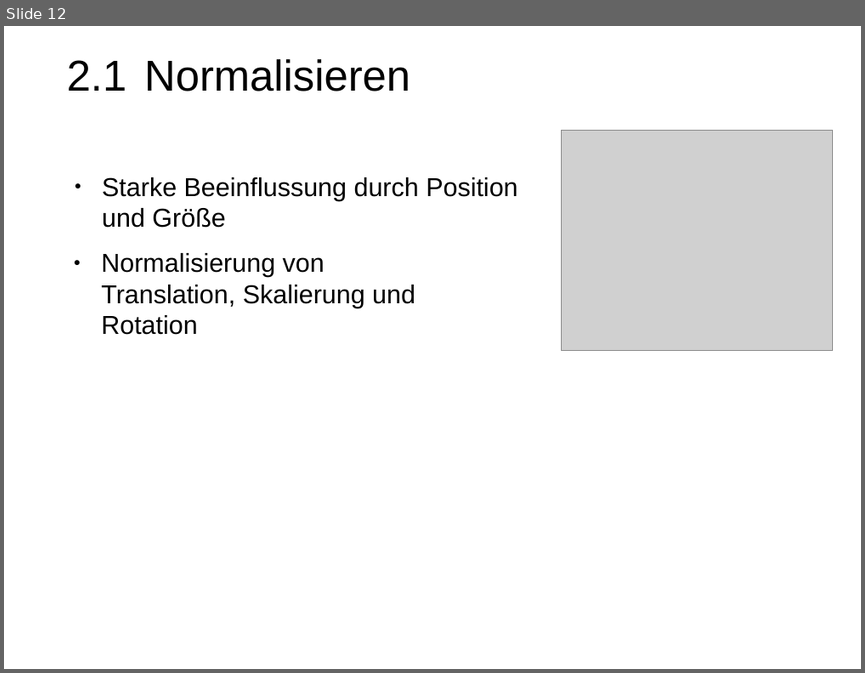
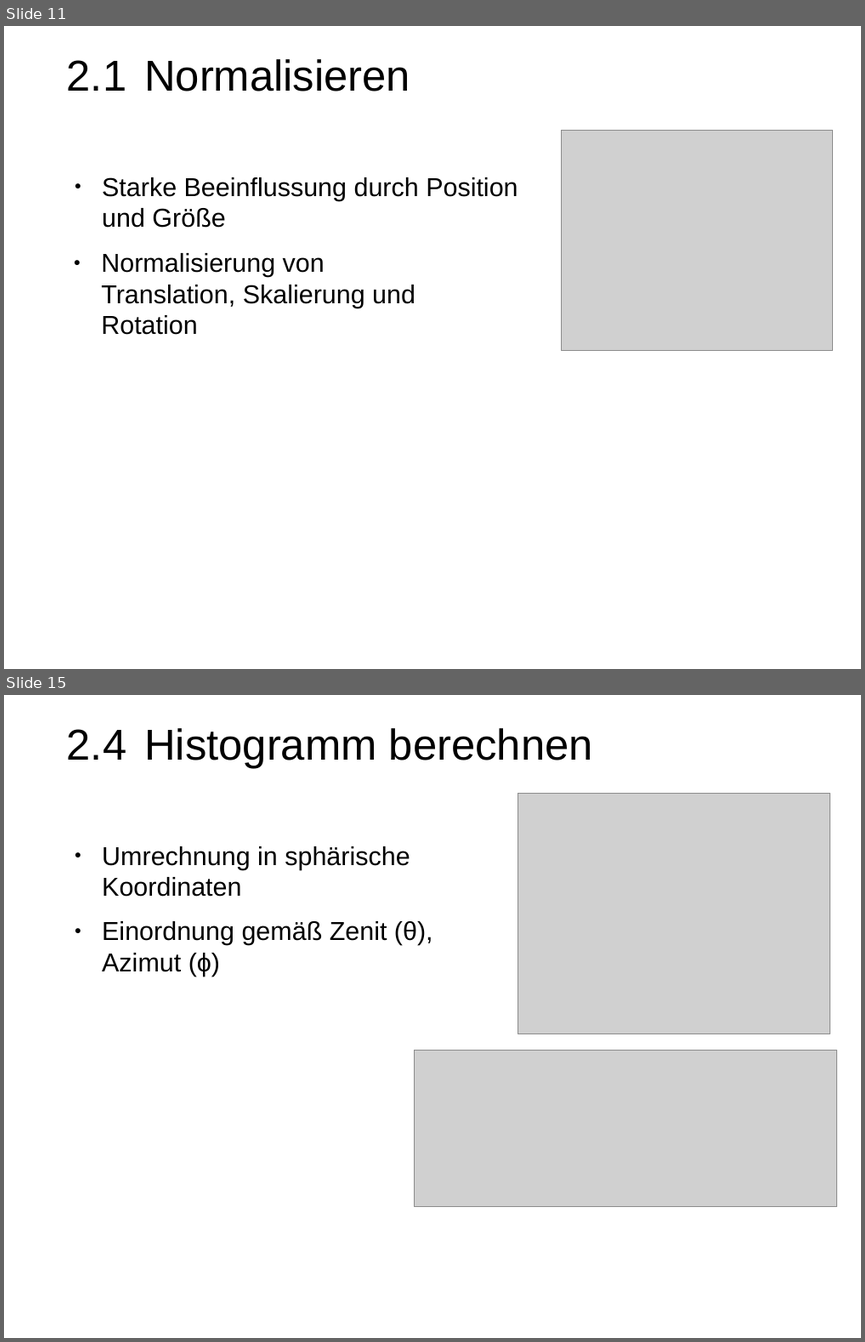
Before and after one commit to PhilippLambracht/prosem_mse, a slide deck: slides/slides.odp. Shown one above the other, each under a label of ours: slide 12 before the commit, slides 11 and 15 after it; the slides between them are not shown. The pictures are 865x673 and 865x1342 pixels, drawn with LibreOffice and Linux fonts; fonts in the diff are those of the drawing; grey boxes stand for pictures. Boxes give left, top, right and bottom in pixels: in the first picture for what was removed or moved away, otherwise in the second. Text is boxed around its words. In the diff, an @@ line names an element or a change of style, - is before the commit and + after.

```diff
--- a/slides/slides.odp
+++ b/slides/slides.odp
@@ slide 15 added at (x1=4, y1=695, x2=861, y2=1338), background #FFFFFF @@
@@ text added at (x1=67, y1=728, x2=593, y2=769), 40 pt, text #000000 @@
+2.4 Histogramm berechnen
@@ picture added at (x1=518, y1=793, x2=830, y2=1033) @@
@@ text added at (x1=102, y1=846, x2=409, y2=896), 24 pt, text #000000 @@
+● Umrechnung in sphärische Koordinaten
@@ text added at (x1=102, y1=921, x2=433, y2=976), 24 pt, text #000000 @@
+● Einordnung gemäß Zenit (θ), Azimut (ϕ)
@@ picture added at (x1=415, y1=1050, x2=837, y2=1207) @@
@@ what was slide 12 is now slide 11 @@
```
Also in this commit, not shown: 1 slide changed, 4 other slides added, 1 slide removed, 6 other files.
